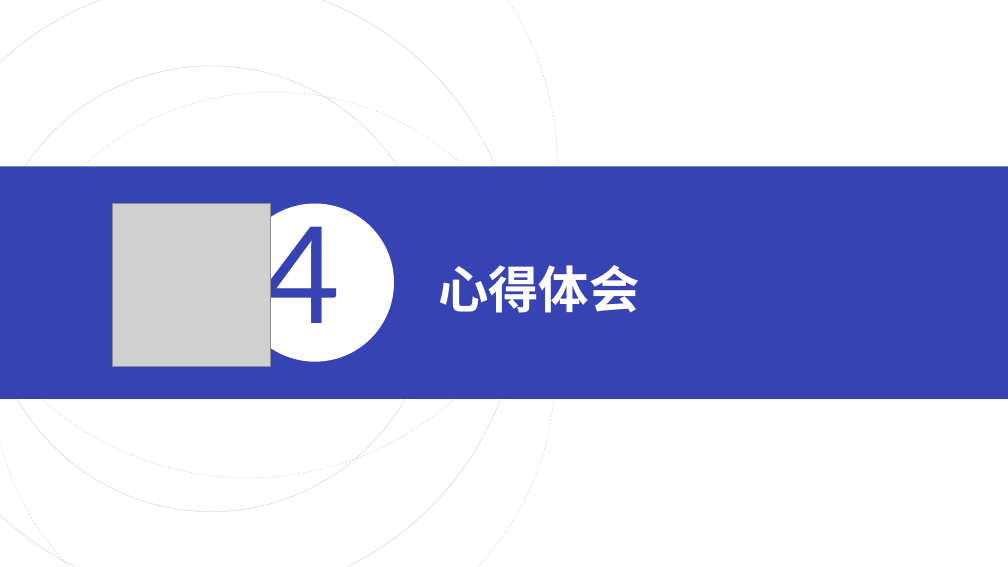
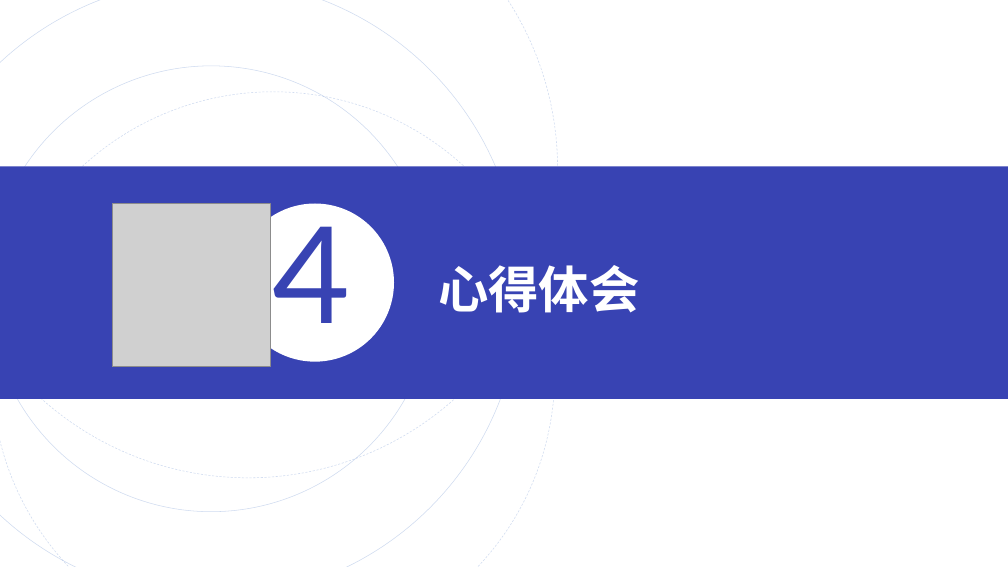
Before and after one commit to zhiyuxinxuan/QG_FinalTest, a slide deck: slide 12 of others/QG汇报.pptx (slide 11 before the commit). Drawn at 1008x567 pixels with LibreOffice and Linux fonts; fonts in the diff are those of the drawing; grey boxes stand for pictures. Boxes give left, top, right and bottom in pixels: in the first picture for what was removed or moved away, otherwise in the second. Text is boxed around its words. In the diff, an @@ line names an element or a change of style, - is before the commit and + after.

```diff
--- a/others/QG汇报.pptx
+++ b/others/QG汇报.pptx
@@ text "4" rewrapped from [263,207,341,347] to [272,207,350,323] @@
```
Also in this commit, not shown: 7 other slides changed, 2 slides added, 1 slide removed, 7 other files.
